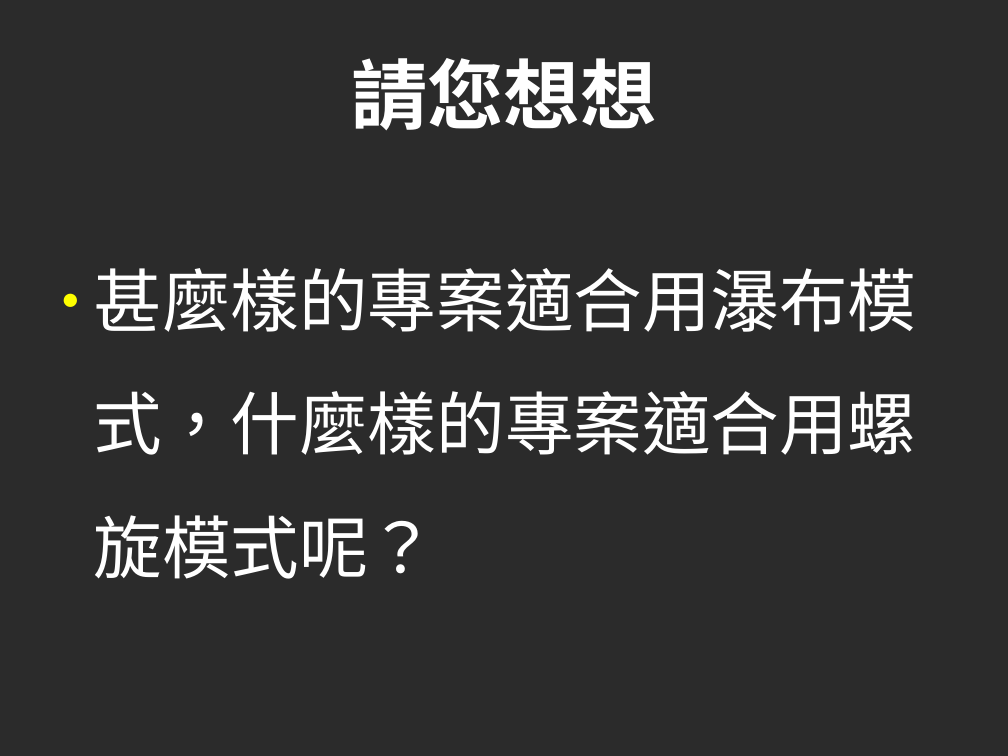
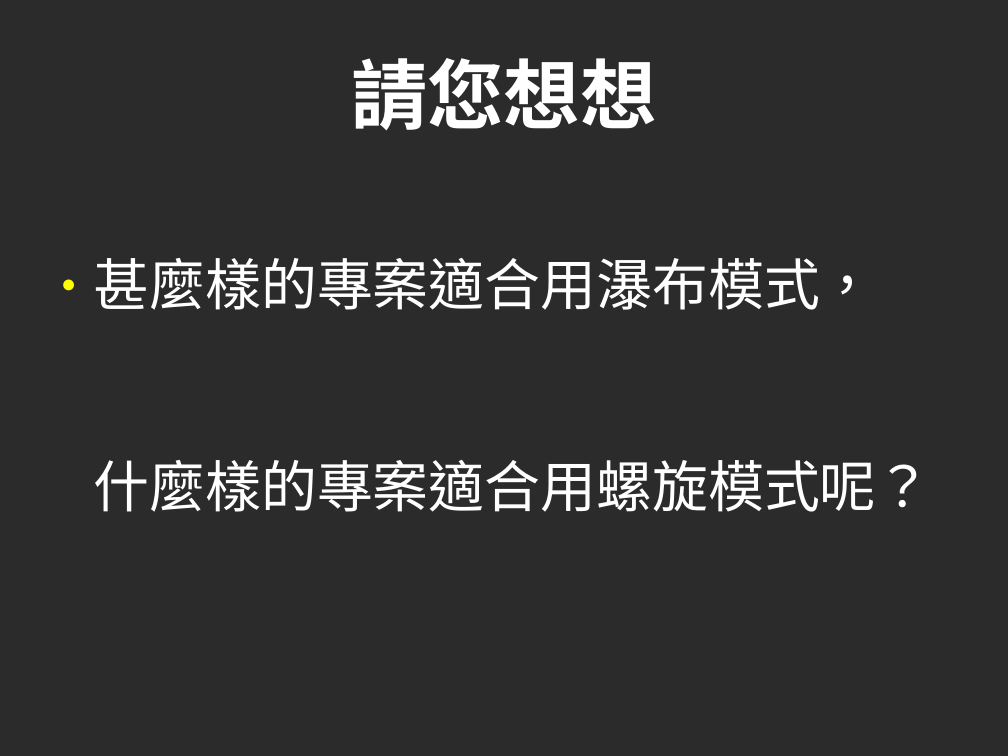
Before and after one commit to cccunimportant/10minSlides, a slide deck: slide 55 of 20minSePmSaDp.odp. Drawn at 1008x756 pixels with LibreOffice and Linux fonts; fonts in the diff are those of the drawing; background and template pictures are left out; a plain dark background stands for a picture behind light text. Boxes give left, top, right and bottom in pixels: in the first picture for what was removed or moved away, otherwise in the second. Text is boxed around its words. In the diff, an @@ line names an element or a change of style, - is before the commit and + after.

```diff
--- a/20minSePmSaDp.odp
+++ b/20minSePmSaDp.odp
@@ text at <box>94,258,932,512</box>: text changed; size 54 to 44 pt @@
-● 甚麼樣的專案適合用瀑布模式，什麼樣的專案適合用螺旋模式呢？
+● 甚麼樣的專案適合用瀑布模式，
+  什麼樣的專案適合用螺旋模式呢？
```
Also in this commit, not shown: 29 other slides changed, 4 other files.
